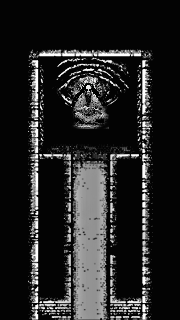
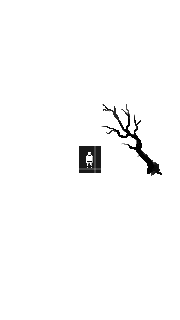
Layered file, before and after one edit (180px x 320px). Changes by layer:
showed "Layer 4" over [79, 146, 101, 173]
showed group "assets" (5 layers) over [14, 87, 166, 232]
added layer "spr_asset_deadtree" in group "assets" over [101, 103, 162, 176]
hid group "pt4" (8 layers) over [0, 0, 180, 320]
